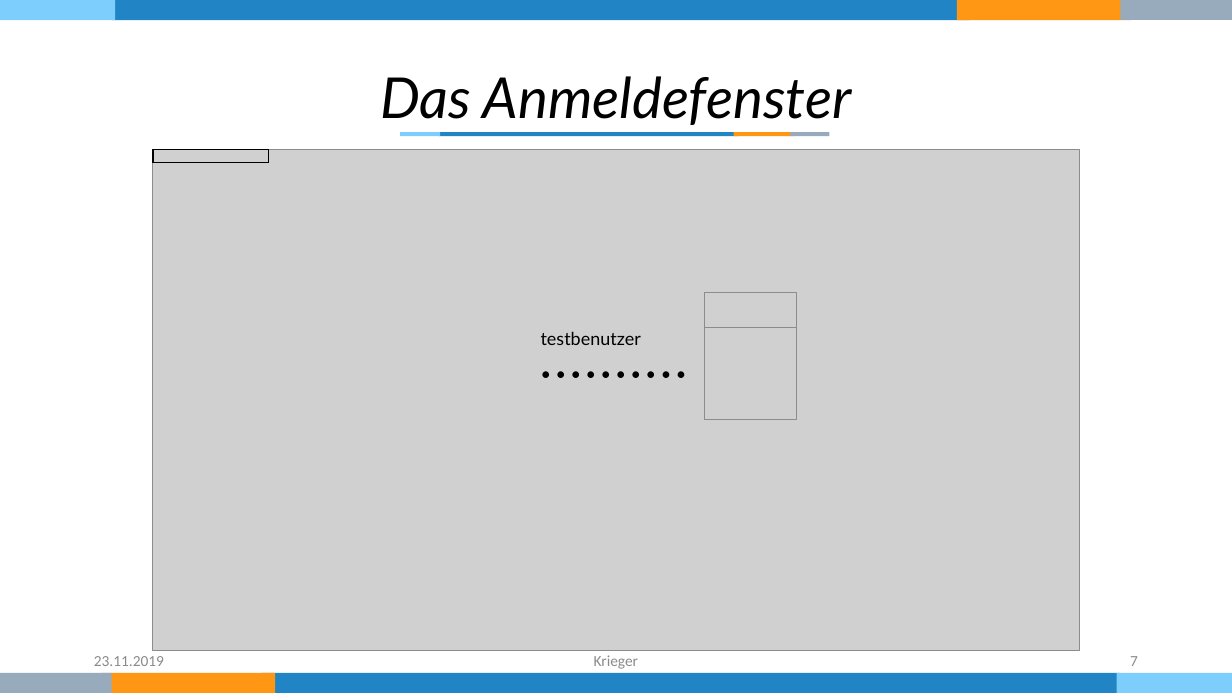
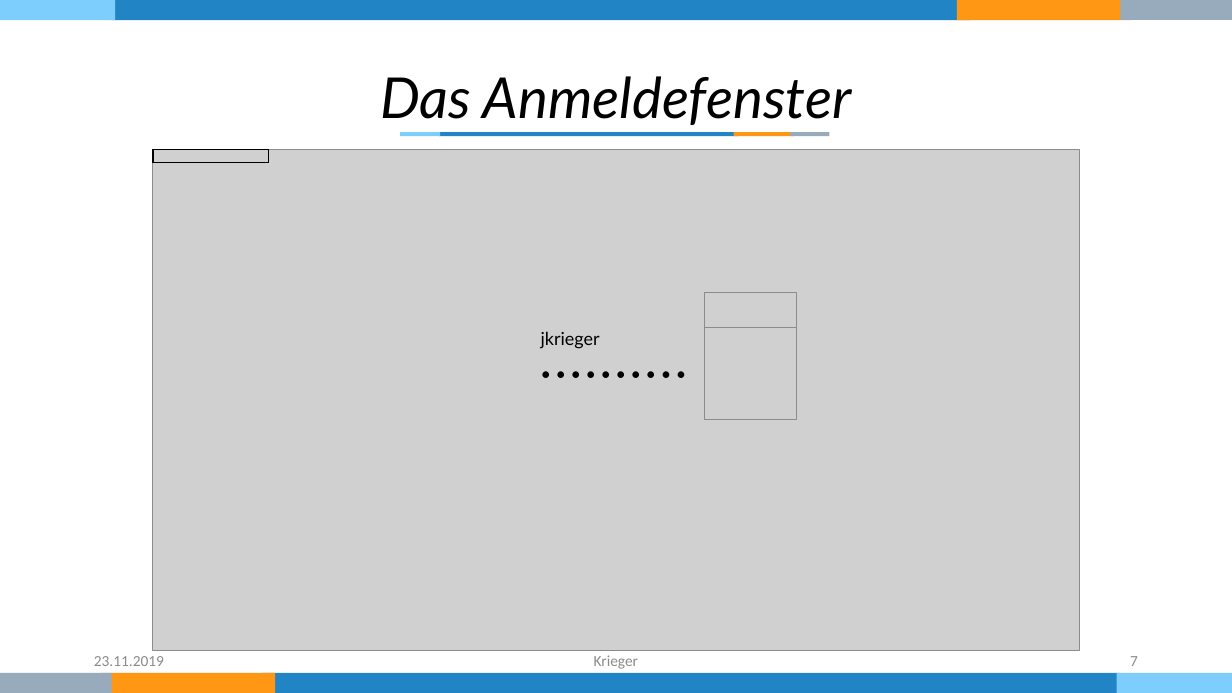
Before and after one commit to KriegersBlog/nordwind-tool, a slide deck: slide 7 of Dokumentation/Präsentation.pptx. Drawn at 1232x693 pixels with LibreOffice and Linux fonts; fonts in the diff are those of the drawing; grey boxes stand for pictures. Boxes give left, top, right and bottom in pixels: in the first picture for what was removed or moved away, otherwise in the second. Text is boxed around its words. In the diff, an @@ line names an element or a change of style, - is before the commit and + after.

```diff
--- a/Dokumentation/Präsentation.pptx
+++ b/Dokumentation/Präsentation.pptx
@@ text at box(541, 331, 600, 349): text changed @@
-testbenutzer
+jkrieger
```
Also in this commit, not shown: 3 other slides changed.
